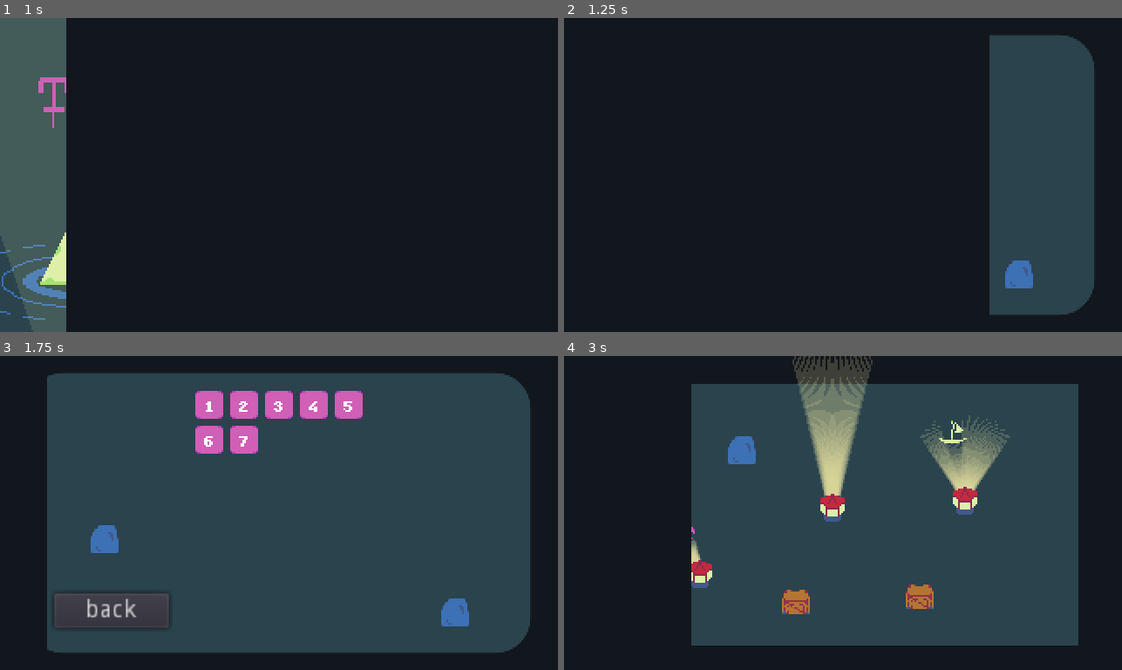
Above: before the commit, frames 1-4 (two rows, left to right).
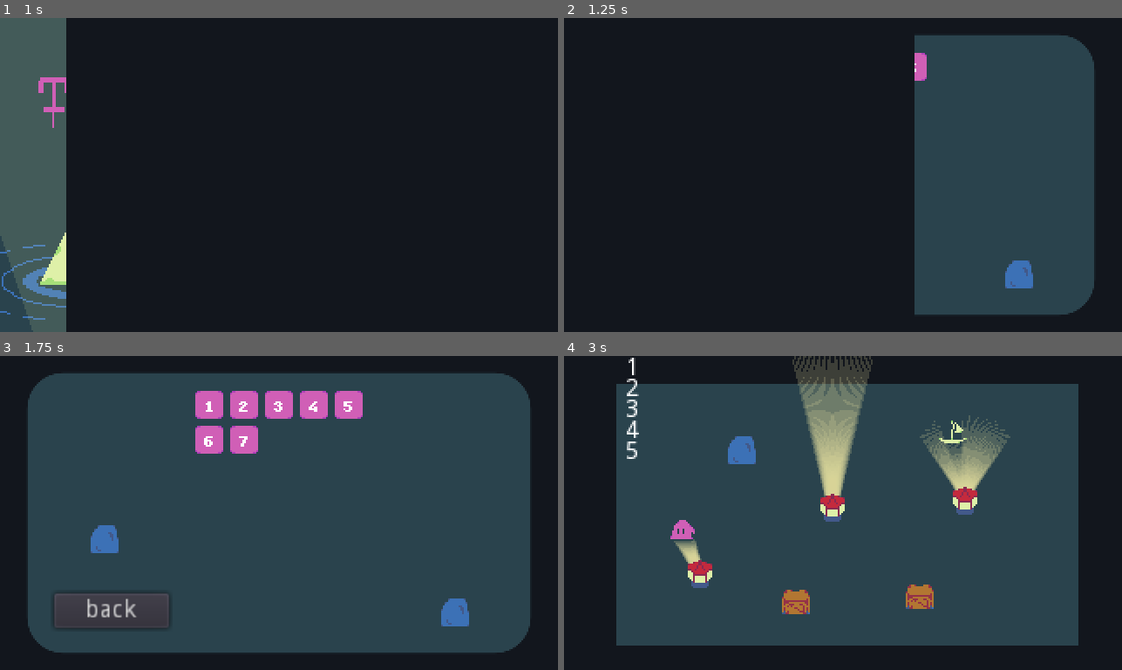
Above: after the commit, the same moments.

Repository: genericuser990/GameJamTowerTheme
Game: Godot game, scene res://Scenes/SceneManager.tscn
The game is run twice, just before and just after one commit, with the same random seed, the same clock (stepped at 60 frames per second) and the same inputs.
Inputs:
- Up to frame 1 (1 s): click "Play" at 0.5 s
- Up to frame 2 (1.25 s): no input
- Up to frame 3 (1.75 s): hold Right (moveRight) from 1.28 s (still down)
- Up to frame 4 (3 s): release Right (moveRight) at 2 s; click "1" at 2 s; hold Down (moveDown) from 2.78 s (still down)

Frame 1 is identical in both runs. In frame 2, 12% of the frame differs, in the area x 62-77%, y 5-95%; in frame 3, 2.8%; in frame 4, 11%.

Commit message:
minor changes

Diff:
--- a/Scenes/Box.tscn
+++ b/Scenes/Box.tscn
@@ -9,6 +9,7 @@
 
 [node name="Box" type="KinematicBody2D"]
 script = ExtResource( 3 )
+pushPower = 45
 
 [node name="CollisionShape2D" type="CollisionShape2D" parent="."]
 position = Vector2( 0, 0.625 )
--- a/Scenes/Monster.tscn
+++ b/Scenes/Monster.tscn
@@ -131,7 +131,7 @@
 resource_name = "idle"
 
 [node name="Monster" type="KinematicBody2D"]
-z_index = 1
+z_index = 3
 script = ExtResource( 2 )
 
 [node name="CollisionShape2D" type="CollisionShape2D" parent="."]
--- a/Scenes/SceneManager.tscn
+++ b/Scenes/SceneManager.tscn
@@ -80,6 +80,6 @@
 anchor_right = 1.0
 anchor_bottom = 1.0
 margin_left = 334.0
-margin_right = 391.0
+margin_right = 348.0
 margin_bottom = 16.0
 color = Color( 0.0705882, 0.0862745, 0.113725, 1 )
